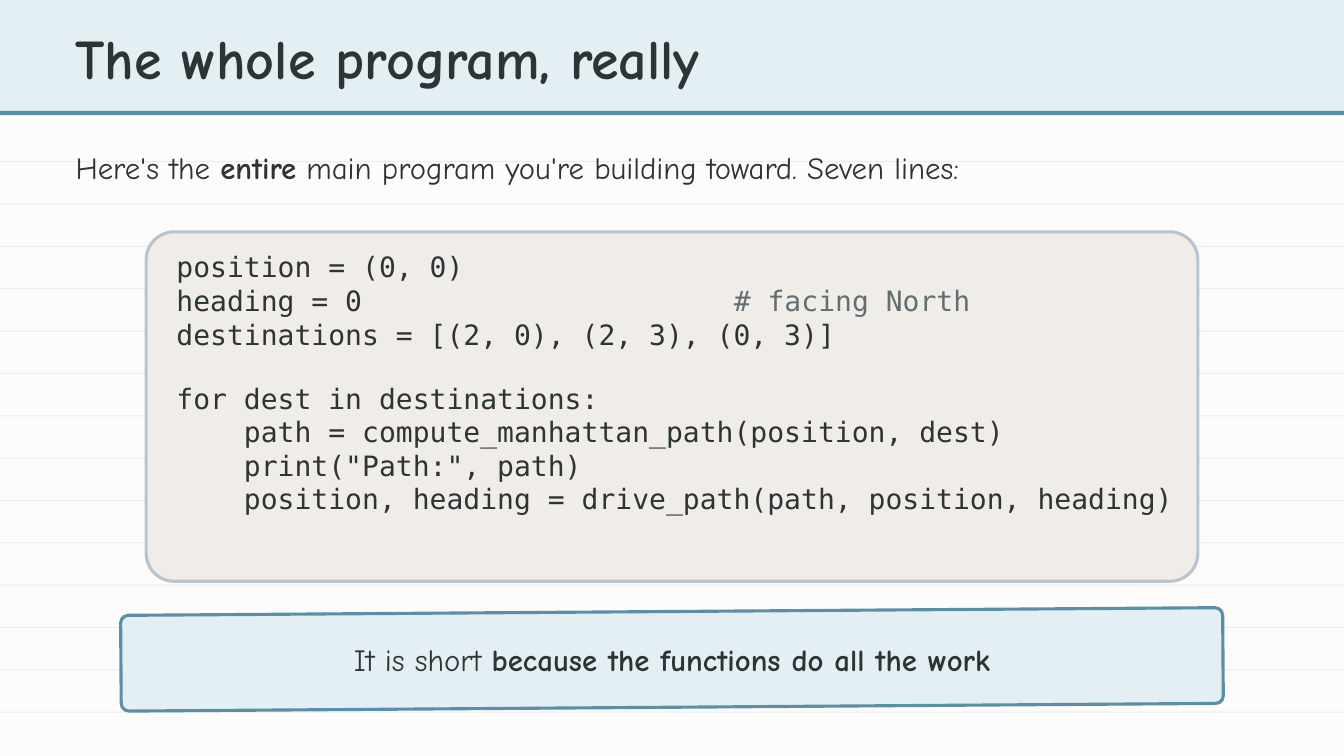
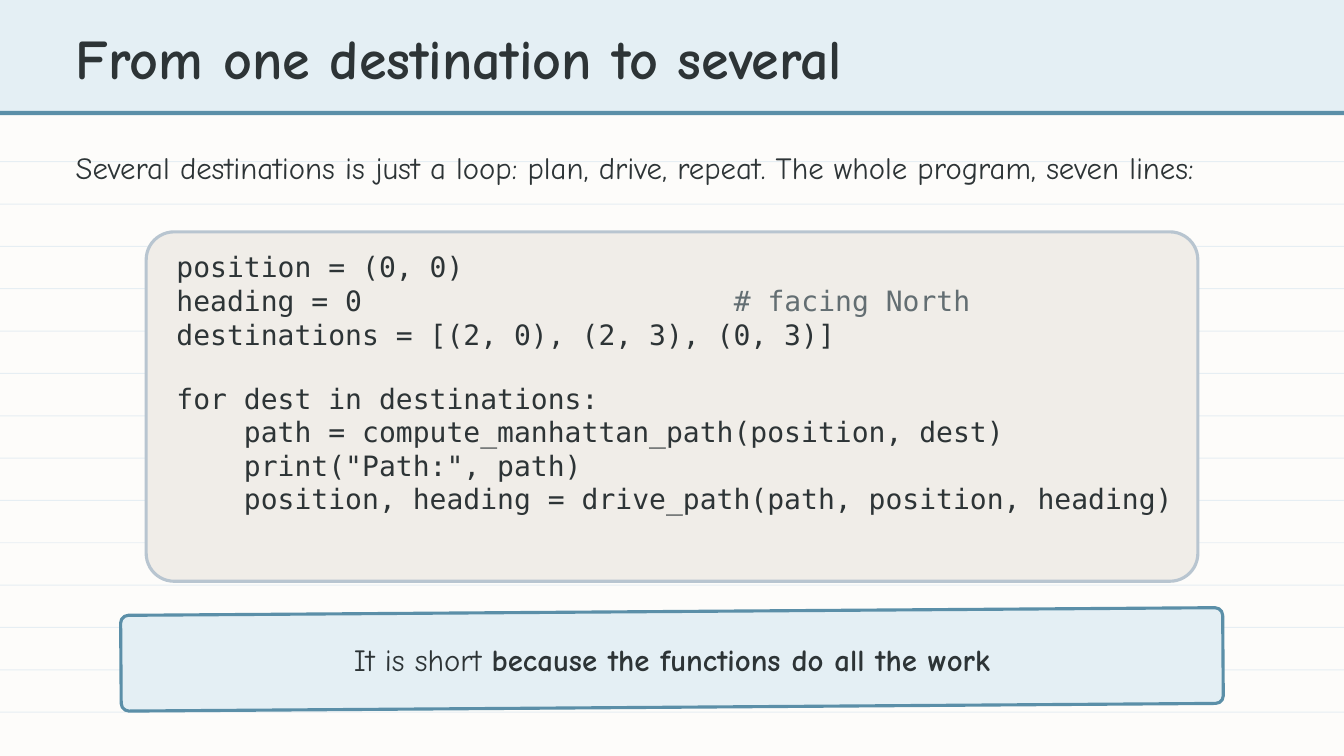
Before and after one commit to bradamiller/LearningPython, a slide deck: slide 15 of static/slides/module-04-manhattan/module-4-lesson-00-overview.pptx (slide 17 before the commit). Drawn at 1344x756 pixels with LibreOffice and Linux fonts; fonts in the diff are those of the drawing. Boxes give left, top, right and bottom in pixels: in the first picture for what was removed or moved away, otherwise in the second. Text is boxed around its words. In the diff, an @@ line names an element or a change of style, - is before the commit and + after.

```diff
--- a/static/slides/module-04-manhattan/module-4-lesson-00-overview.pptx
+++ b/static/slides/module-04-manhattan/module-4-lesson-00-overview.pptx
@@ text at bbox=[76, 41, 842, 80]: text changed @@
-The whole program, really
+From one destination to several
@@ text at bbox=[76, 158, 1193, 185]: text changed @@
-Here's the entire main program you're building toward. Seven lines:
+Several destinations is just a loop: plan, drive, repeat. The whole program, seven lines:
```
Also in this commit, not shown: 7 other slides changed, 11 slides removed, 15 other files.
